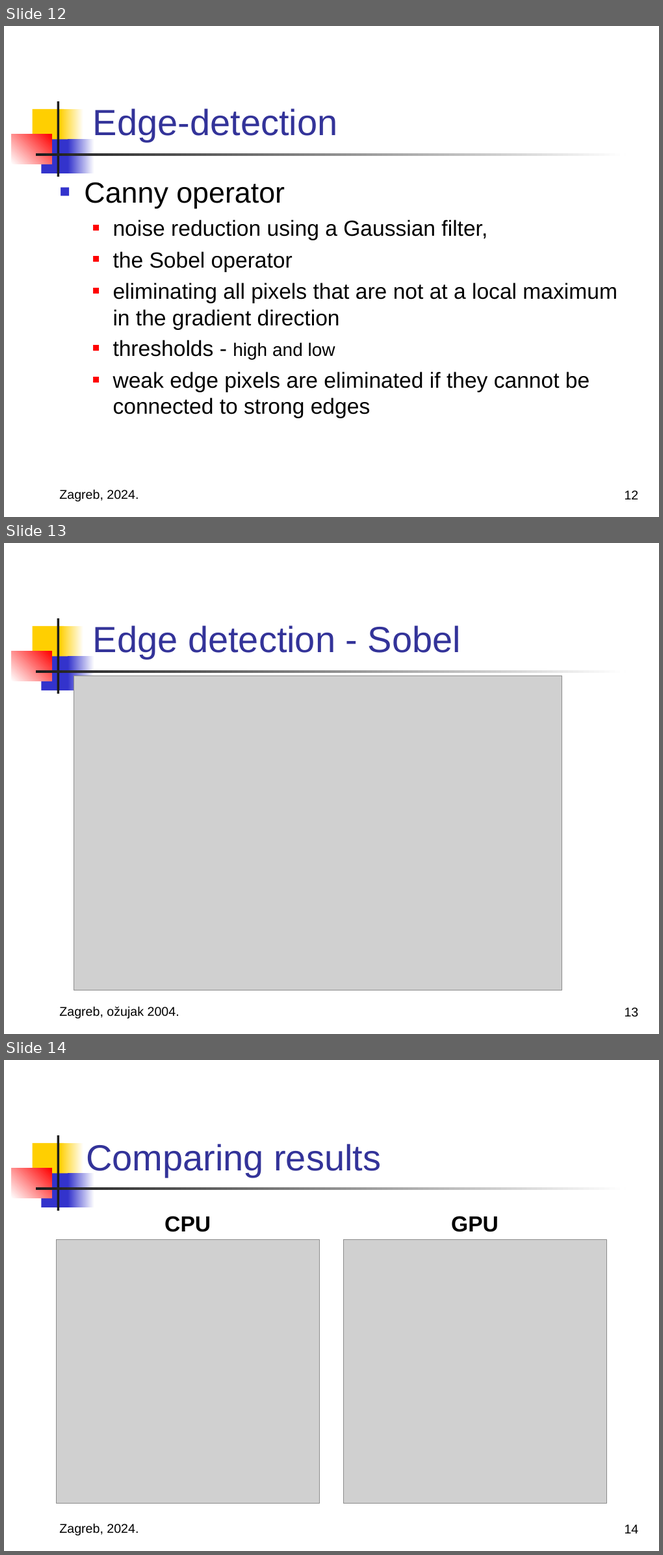
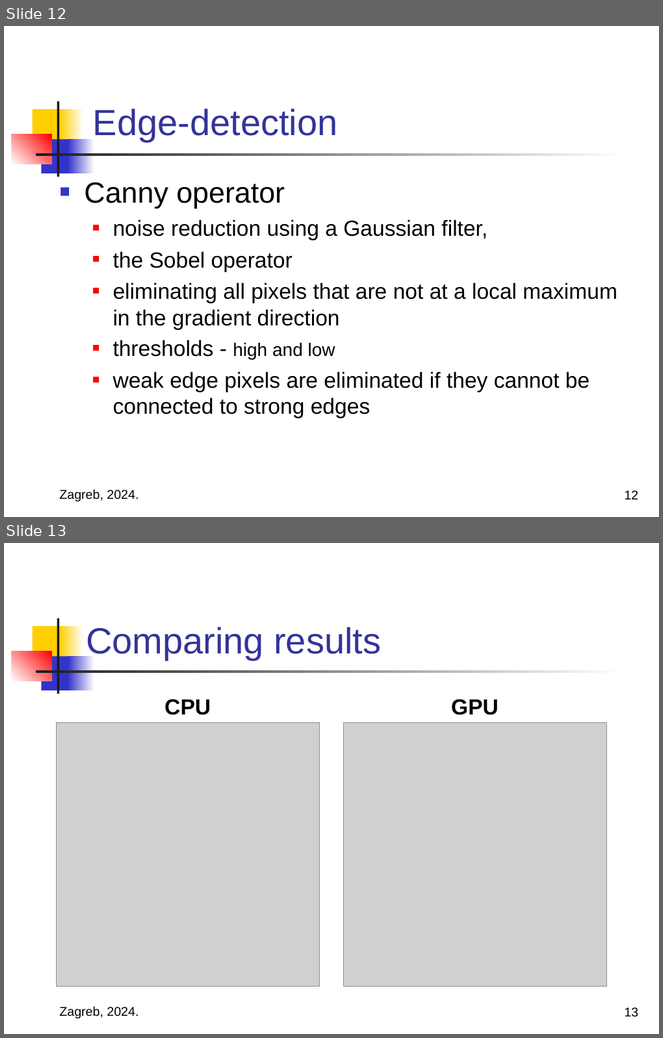
Before and after one commit to MarkoHaralovic/parallel-img-proc, a slide deck: prezentacija.ppt. Shown one above the other, each under a label of ours: slides 12, 13 and 14 before the commit, slides 12 and 13 after it. The pictures are 663x1555 and 663x1038 pixels, drawn with LibreOffice and Linux fonts; fonts in the diff are those of the drawing; grey boxes stand for pictures. Boxes give left, top, right and bottom in pixels: in the first picture for what was removed or moved away, otherwise in the second. Text is boxed around its words. In the diff, an @@ line names an element or a change of style, - is before the commit and + after.

```diff
--- a/prezentacija.ppt
+++ b/prezentacija.ppt
@@ slide 13 removed at [4,543,659,1034], background #FFFFFF; not listed: 7 template elements that a slide beside it also shows @@
@@ title removed at [93,626,461,659] @@
-Edge detection - Sobel
@@ picture removed at [74,676,562,990] @@
@@ text removed at [59,1006,180,1019] @@
-Zagreb, ožujak 2004.
@@ page number removed at [625,1008,639,1017] @@
-13
@@ what was slide 14 is now slide 13 @@
@@ page number at [625,1008,639,1017]: text changed @@
-14
+13
```
Also in this commit, not shown: 2 slides changed.
